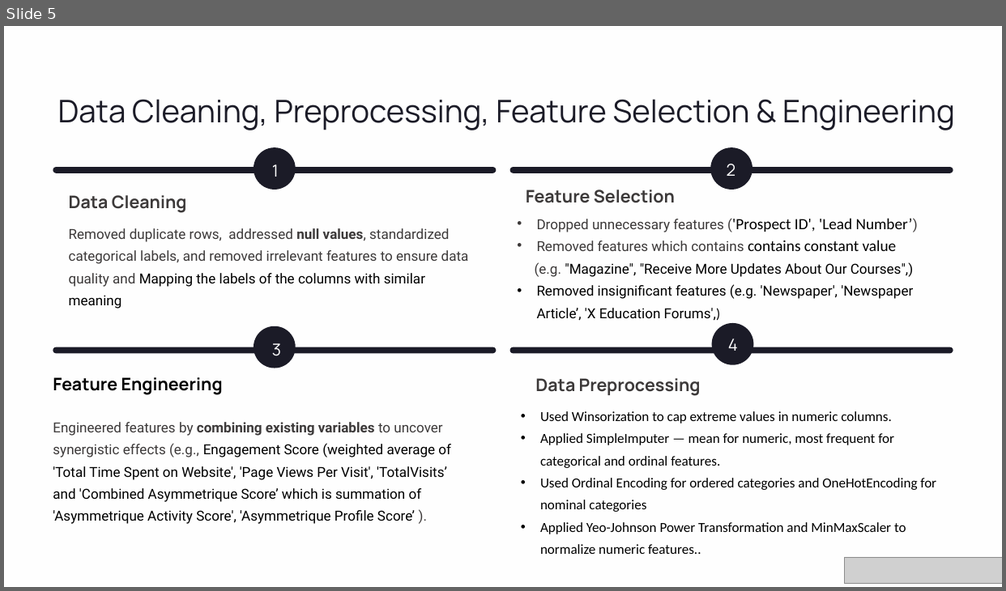
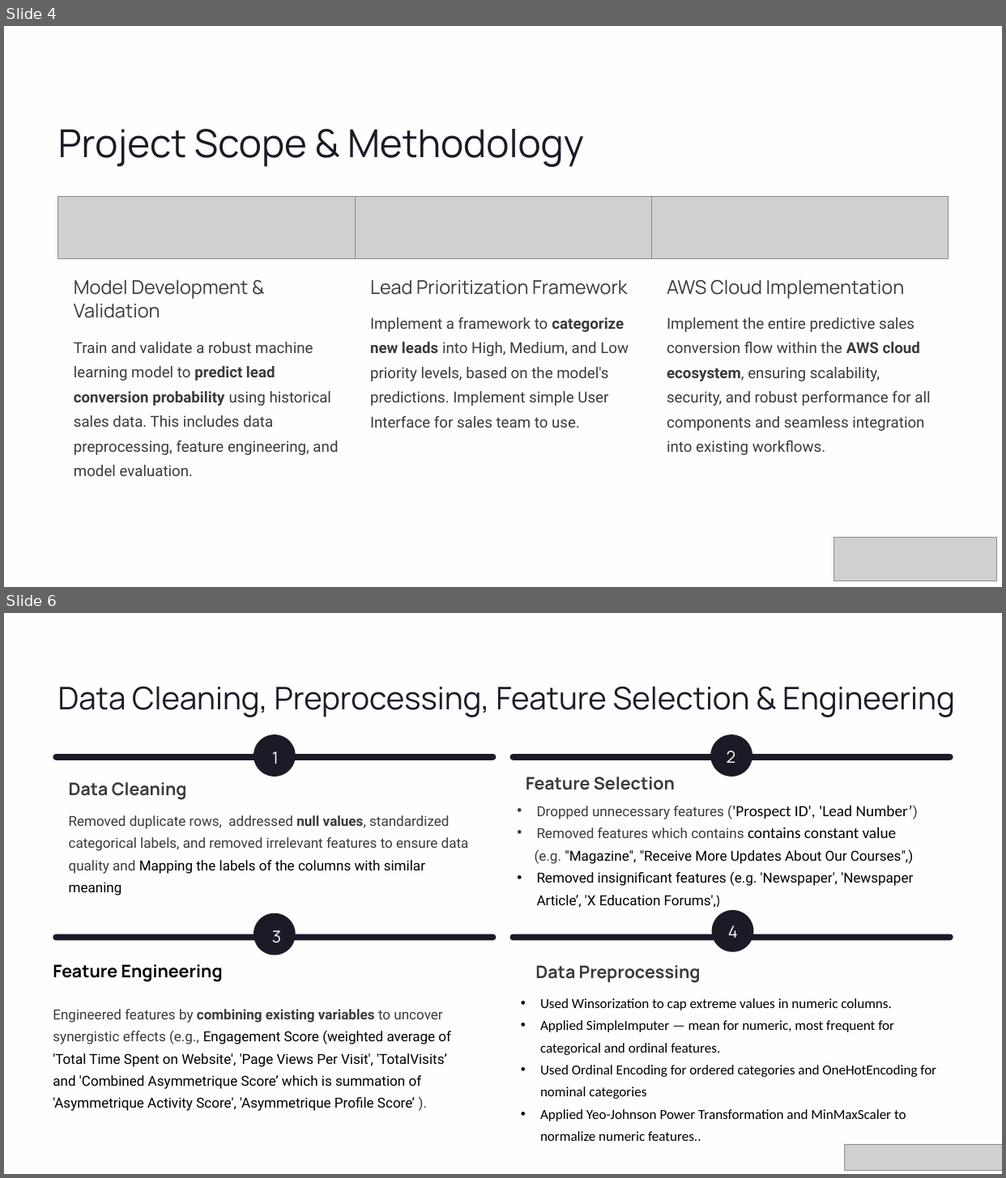
Before and after one commit to Rithwik-Minfy/Lead-Conversion-Classfication-Capstone, a slide deck: Capstone Presentation.pptx. Shown one above the other, each under a label of ours: slide 5 before the commit, slides 4 and 6 after it; the slides between them are not shown. The pictures are 1006x591 and 1006x1178 pixels, drawn with LibreOffice and Linux fonts; fonts in the diff are those of the drawing; grey boxes stand for pictures; background and template pictures are left out. Boxes give left, top, right and bottom in pixels: in the first picture for what was removed or moved away, otherwise in the second. Text is boxed around its words. In the diff, an @@ line names an element or a change of style, - is before the commit and + after.

```diff
--- a/Capstone Presentation.pptx
+++ b/Capstone Presentation.pptx
@@ slide 4 added at <box>4,26,1002,587</box>, background #FFFFFF; not listed: 2 template elements that a slide beside it also shows @@
@@ text added at <box>58,129,584,167</box>, 44.5 pt, text #1B1B27 @@
+Project Scope & Methodology
@@ picture added at <box>58,197,355,258</box> @@
@@ picture added at <box>355,197,650,258</box> @@
@@ picture added at <box>651,197,948,258</box> @@
@@ text added at <box>74,280,248,318</box>, 22 pt, text #3C3939 @@
+Model Development & Validation
@@ text added at <box>370,280,628,295</box>, 22 pt, text #3C3939 @@
+Lead Prioritization Framework
@@ text added at <box>667,280,904,299</box>, 22 pt, text #3C3939 @@
+AWS Cloud Implementation
@@ text added at <box>370,318,629,428</box>, 17.5 pt, text #3C3939 @@
+Implement a framework to categorize new leads into High, Medium, and Low priority levels, based on the model's predictions. Implement simple User Interface for sales team to use.
@@ text added at <box>667,318,930,455</box>, 17.5 pt, text #3C3939 @@
+Implement the entire predictive sales conversion flow within the AWS cloud ecosystem, ensuring scalability, security, and robust performance for all components and seamless integration into existing workflows.
@@ text added at <box>74,342,338,476</box>, 17.5 pt, text #3C3939 @@
+Train and validate a robust machine learning model to predict lead conversion probability using historical sales data. This includes data preprocessing, feature engineering, and model evaluation.
@@ picture added at <box>834,537,996,581</box> @@
@@ what was slide 5 is now slide 6 @@
```
Also in this commit, not shown: 6 slides changed, 1 other slide added, 1 slide removed, 5 other files.
